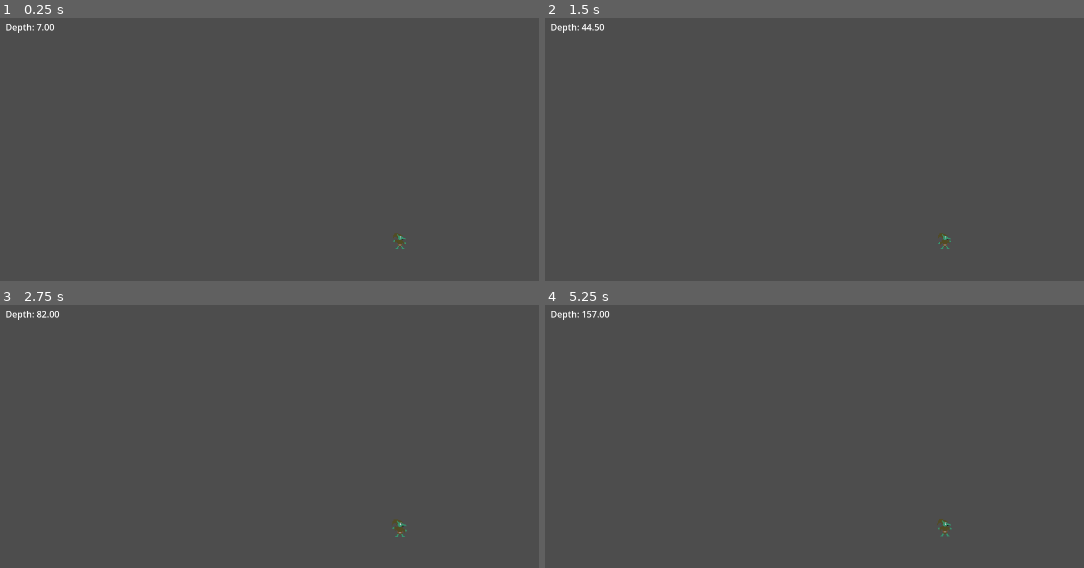
Above: before the commit, frames 1-4 (two rows, left to right).
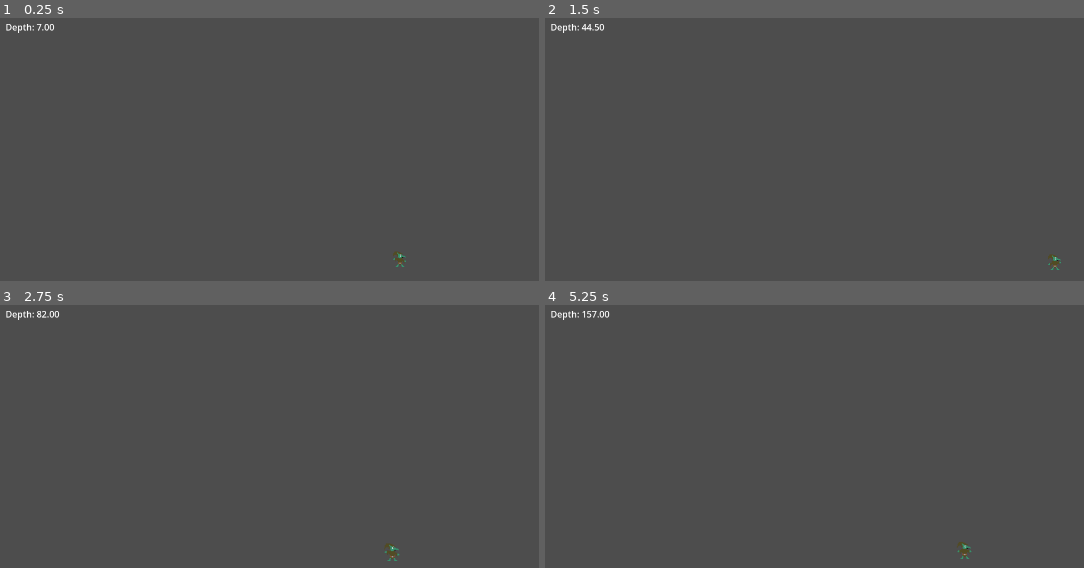
Above: after the commit, the same moments.

Repository: DSurguy/spring-2024-2d-jam
Game: Godot game, scene res://scenes/GameScene/GameScene.tscn
Two runs of this game, one before a commit and one after it. Both use one fixed random seed, a clock stepped at 60 frames per second and the inputs below. This scene is started directly instead of the project's main scene.
Inputs (mouse positions are in pixels of both pictures, inside the frame that each line leads up to):
- Up to frame 1 (0.25 s): no input
- Up to frame 2 (1.5 s): tap Enter (ui_accept) at 0.5, 0.77 s; move the mouse to (outside the picture) at 0.52 s; hold D (move_right) from 0.53 s (still down); tap E (interact) at 0.6 s; move the mouse to (787, 262) at 1.27 s; click (787, 262) at 1.35 s
- Up to frame 3 (2.75 s): tap Enter (ui_accept) at 1.52 s; move the mouse to (479, 428) at 2.02 s; release D (move_right) at 2.03 s; hold A (move_left) from 2.03 s (still down); tap Mouse wheel down (zoom_down) at 2.1 s
- Up to frame 4 (5.25 s): tap Enter (ui_accept) at 2.75, 3.02, 3.5, 3.77, 4.25, 4.52, 5 s; move the mouse to (outside the picture) at 2.77 s; release A (move_left) at 2.78 s; hold D (move_right) 2.78-4.28 s; tap Mouse wheel up (zoom_up) at 2.85 s; move the mouse to (outside the picture) at 3.52 s; tap E (interact) at 3.6 s; move the mouse to (706, 460) at 4.27 s; hold A (move_left) 4.28-5.03 s; click (706, 460) at 4.35 s; move the mouse to (986, 525) at 5.02 s; hold D (move_right) from 5.03 s (still down); tap Mouse wheel down (zoom_down) at 5.1 s

The runs differ from the first frame. In frame 1, 0.1% of the frame differs, in the area x 72-76%, y 81-95%; in frame 2, 0.1%; in frame 3, 0.2%, in the area x 71-76%, y 81-98%; in frame 4, 0.2%.
Error before the commit: Parse Error: Expected indented block after function declaration. (res://scenes/GameScene/Player.gd:24)

Commit message:
fixed thing

Diff:
--- a/scenes/GameScene/Player.gd
+++ b/scenes/GameScene/Player.gd
@@ -22,6 +22,7 @@
 	pass
 
 func update_animation_properties():
+	pass
 
 func _physics_process(delta):
 	if using_station:
--- a/scenes/GameScene/player.tscn
+++ b/scenes/GameScene/player.tscn
@@ -178,6 +178,7 @@
 flip_h = true
 hframes = 4
 vframes = 3
+frame = 5
 
 [node name="AnimationPlayer" type="AnimationPlayer" parent="."]
 libraries = {
Not shown: 1 places in scenes/GameScene/GameScene.tscn that only renumber resources
